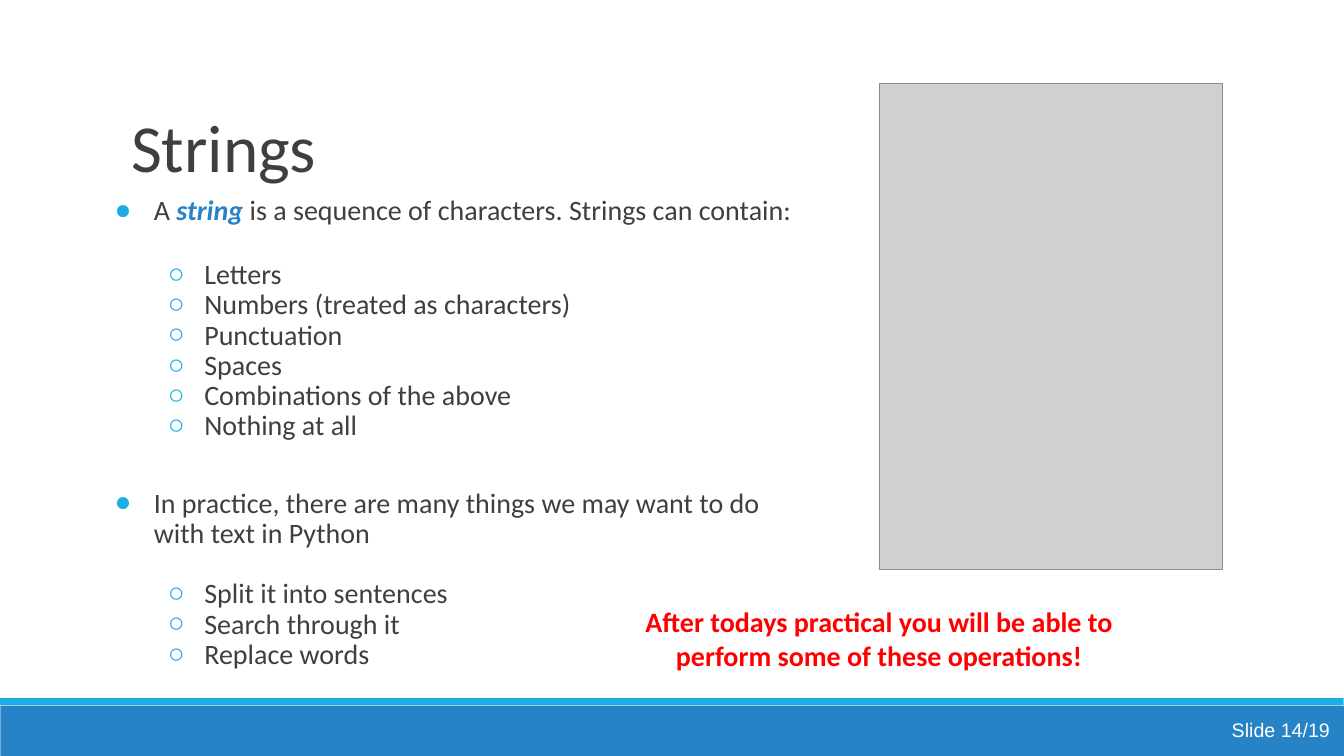
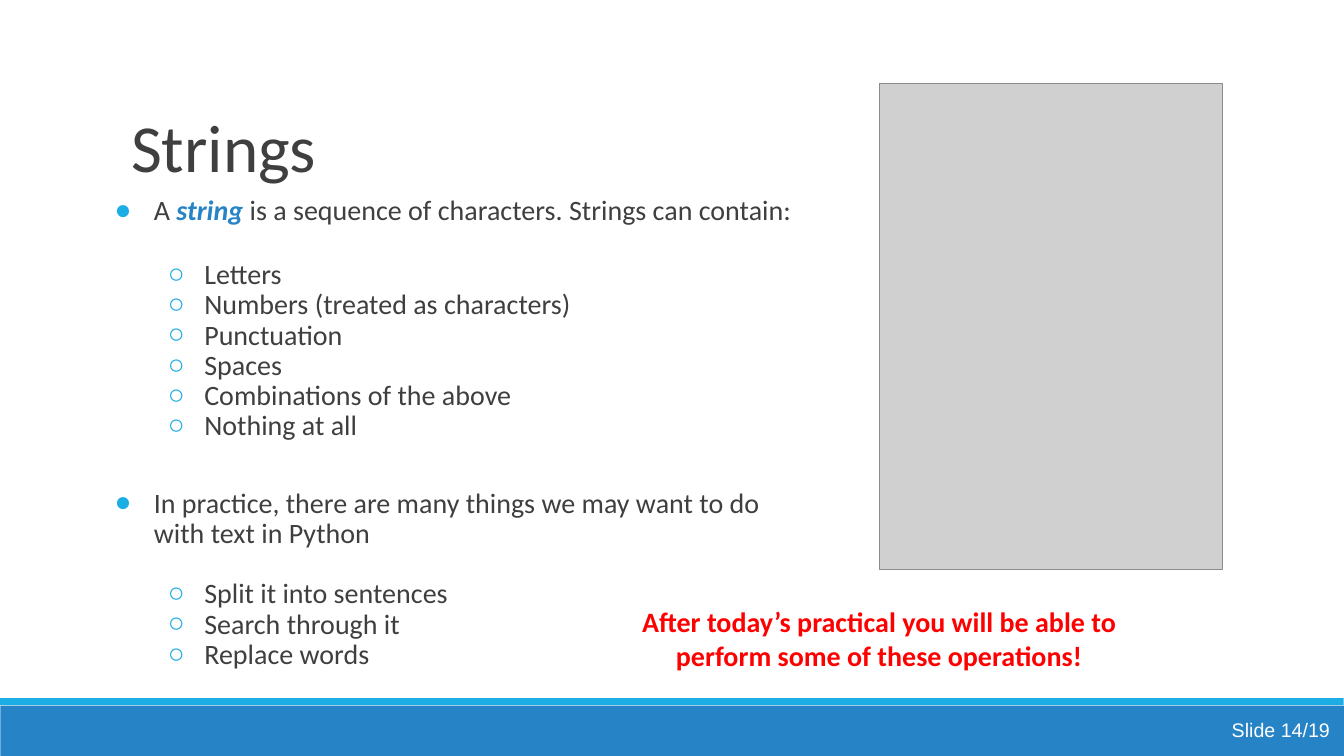
Before and after one commit to FTurci/intro-coding-data-analysis-mirror, a slide deck: slide 189 of 01/Lecture1_Introduction_And_Data_Types.pptx. Drawn at 1344x756 pixels with LibreOffice and Linux fonts; fonts in the diff are those of the drawing; grey boxes stand for pictures. Boxes give left, top, right and bottom in pixels: in the first picture for what was removed or moved away, otherwise in the second. Text is boxed around its words. In the diff, an @@ line names an element or a change of style, - is before the commit and + after.

```diff
--- a/01/Lecture1_Introduction_And_Data_Types.pptx
+++ b/01/Lecture1_Introduction_And_Data_Types.pptx
@@ text at box(642, 611, 1115, 671): text changed @@
-After todays practical you will be able to perform some of these operations!
+After today’s practical you will be able to perform some of these operations!
```
Also in this commit, not shown: 5 other slides changed.
